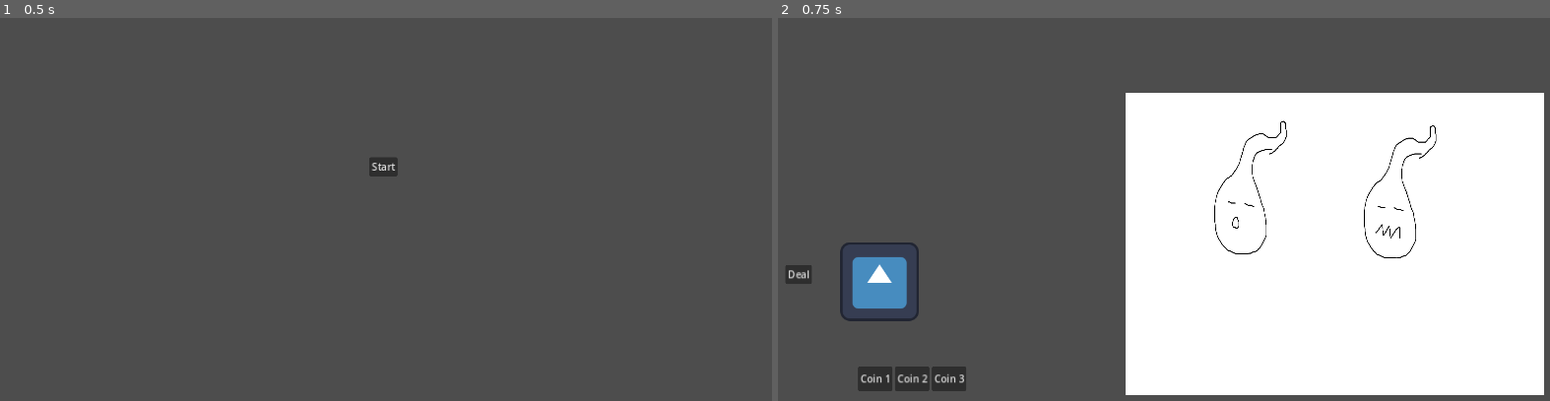
Above: before the commit, frames 1-2 (left to right).
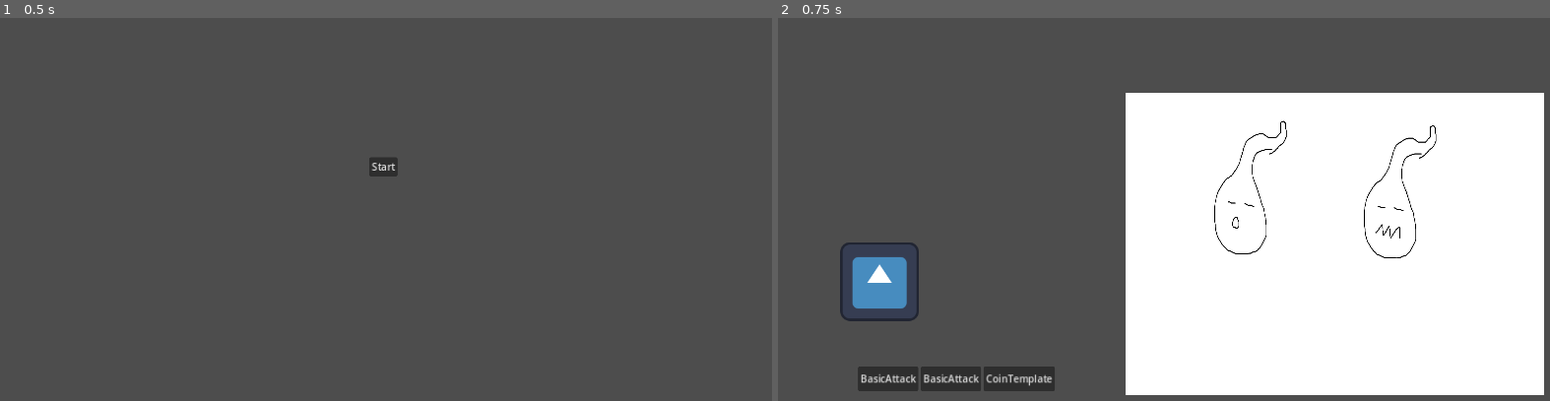
Above: after the commit, the same moments.

Repository: bonsaipropaganda/mini-jam-139
Game: Godot game, scene res://scenes/UI/main_menu.tscn
Two runs of this game, one before a commit and one after it. Both use one fixed random seed, a clock stepped at 60 frames per second and the inputs below. The engine's default icon, where the game draws it, is replaced by a stand-in: a white triangle on a blue panel in a dark square.
Inputs:
- Up to frame 1 (0.5 s): no input
- Up to frame 2 (0.75 s): click "Start" at 0.5 s

Frame 1 is identical in both runs. In frame 2, 1.0% of the frame differs, in the area x 1-36%, y 64-98%.

Commit message:
finished deck system
- deck will empty discard pile and add discard cards to the deck.
- when a card is played then the current_hand is discarded and a new hand is given from the deck

Diff:
--- a/code/UI/coins_hbox.gd
+++ b/code/UI/coins_hbox.gd
@@ -13,6 +13,9 @@
 
 
 func set_button_labels():
-	coin_1_button.text = player_hand[0].name
-	coin_2_button.text = player_hand[1].name
-	coin_3_button.text = player_hand[2].name
+	if player_hand[0]:
+		coin_1_button.text = player_hand[0].name
+	if player_hand[1]:
+		coin_2_button.text = player_hand[1].name
+	if player_hand[2]:
+		coin_3_button.text = player_hand[2].name
--- /dev/null
+++ b/code/UI/last_action.gd
@@ -0,0 +1,12 @@
+extends Label
+
+
+# Called when the node enters the scene tree for the first time.
+func _ready() -> void:
+	pass # Replace with function body.
+
+
+# Called every frame. 'delta' is the elapsed time since the previous frame.
+func _process(delta: float) -> void:
+	if Global.last_action:
+		self.text = Global.last_action
--- a/code/coins/basic_attack.gd
+++ b/code/coins/basic_attack.gd
@@ -16,6 +16,8 @@
 
 func action_1():
 	opponent.health_component.current_health -= 3
+	Global.last_action = str(deck_owner.name) + "dealt 3 damage to " + str(opponent)
 
 func action_2():
 	opponent.health_component.current_health -= 1
+	Global.last_action = str(deck_owner.name) + "dealt 1 damage to " + str(opponent)
--- a/code/deck_component.gd
+++ b/code/deck_component.gd
@@ -6,8 +6,8 @@
 @export var deck_coin_scenes: Array[PackedScene]
 # this will be all of the coin scenes instanced
 var deck_coins = []
+var discard_pile = []
 var current_hand = []
-var discard_pile = []
 
 # determines who is playing the cards and against who
 @export var deck_owner: Node2D
@@ -28,6 +28,11 @@
 		coin.deck_owner = deck_owner
 		coin.opponent = opponent
 
+func _process(delta: float) -> void:
+	if current_hand.is_empty():
+		deal()
+	if len(deck_coins) < 3:
+		shuffle_discard_in()
 
 func shuffle():
 	deck_coins.shuffle()
@@ -49,4 +54,15 @@
 func play(coin):
 	if current_hand:
 		current_hand[coin].flip()
-	else: print("empty hand")
+#	print("current_hand: " + str(current_hand))
+#	print("deck_coins:" + str(deck_coins))
+
+func finish_hand():
+	discard_pile.append_array(current_hand)
+	current_hand = []
+	deal()
+
+func shuffle_discard_in():
+	deck_coins.append_array(discard_pile)
+	discard_pile = []
+	shuffle()
--- a/code/global.gd
+++ b/code/global.gd
@@ -4,3 +4,5 @@
 const ALL_POSSIBLE_COINS = []
 
 var rng = RandomNumberGenerator.new()
+
+var last_action
--- a/code/player.gd
+++ b/code/player.gd
@@ -14,21 +14,20 @@
 
 func _on_coin_1_button_pressed() -> void:
 	deck_component.play(0)
+	deck_component.finish_hand()
 
 
 func _on_coin_2_button_pressed() -> void:
 	deck_component.play(1)
+	deck_component.finish_hand()
 
 
 func _on_coin_3_button_pressed() -> void:
 	deck_component.play(2)
+	deck_component.finish_hand()
 
 
 func _on_deck_component_dealt(signal_hand) -> void:
 	current_hand = signal_hand
 	if coins_hbox:
 		coins_hbox.player_hand = signal_hand
-
-
-func _on_deal_button_pressed() -> void:
-	deck_component.deal()
--- a/scenes/main.tscn
+++ b/scenes/main.tscn
@@ -1,9 +1,10 @@
-[gd_scene load_steps=6 format=3 uid="uid://iejmmnbiii2j"]
+[gd_scene load_steps=7 format=3 uid="uid://iejmmnbiii2j"]
 
 [ext_resource type="PackedScene" uid="uid://b02po41vs2fo2" path="res://scenes/player.tscn" id="1_rlfoc"]
 [ext_resource type="Script" path="res://code/UI/coins_hbox.gd" id="2_6e1k6"]
 [ext_resource type="Texture2D" uid="uid://b6tdgmy4ofyoc" path="res://art/Enemies/Willo.png" id="2_bh4ci"]
 [ext_resource type="PackedScene" uid="uid://t0c7cg537fse" path="res://scenes/health_component.tscn" id="3_7of3u"]
+[ext_resource type="Script" path="res://code/UI/last_action.gd" id="3_vnqwx"]
 [ext_resource type="Script" path="res://code/enemy_placeholder.gd" id="4_tpqmt"]
 
 [node name="Main" type="Node2D"]
@@ -42,13 +43,12 @@
 layout_mode = 2
 text = "Coin 3"
 
-[node name="DealButton" type="Button" parent="CanvasLayer/UI"]
-layout_mode = 0
-offset_left = 28.0
-offset_top = 467.0
-offset_right = 71.0
-offset_bottom = 498.0
-text = "Deal"
+[node name="Last Action" type="Label" parent="CanvasLayer"]
+offset_left = 338.0
+offset_top = 72.0
+offset_right = 884.0
+offset_bottom = 173.0
+script = ExtResource("3_vnqwx")
 
 [node name="EnemyPlaceholder" type="Sprite2D" parent="."]
 position = Vector2(921, 433)
@@ -62,4 +62,3 @@
 [connection signal="pressed" from="CanvasLayer/UI/CoinsHBox/Coin1Button" to="Player" method="_on_coin_1_button_pressed"]
 [connection signal="pressed" from="CanvasLayer/UI/CoinsHBox/Coin2Button" to="Player" method="_on_coin_2_button_pressed"]
 [connection signal="pressed" from="CanvasLayer/UI/CoinsHBox/Coin3Button" to="Player" method="_on_coin_3_button_pressed"]
-[connection signal="pressed" from="CanvasLayer/UI/DealButton" to="Player" method="_on_deal_button_pressed"]
--- a/scenes/player.tscn
+++ b/scenes/player.tscn
@@ -19,7 +19,7 @@
 starting_health = 10
 
 [node name="DeckComponent" parent="." node_paths=PackedStringArray("deck_owner") instance=ExtResource("3_2ov1j")]
-deck_coin_scenes = Array[PackedScene]([ExtResource("5_iojgv"), ExtResource("5_iojgv"), ExtResource("6_nl3vc"), ExtResource("6_nl3vc"), ExtResource("6_nl3vc")])
+deck_coin_scenes = Array[PackedScene]([ExtResource("5_iojgv"), ExtResource("5_iojgv"), ExtResource("6_nl3vc"), ExtResource("6_nl3vc"), ExtResource("6_nl3vc"), ExtResource("6_nl3vc"), ExtResource("5_iojgv"), ExtResource("5_iojgv"), ExtResource("5_iojgv"), ExtResource("6_nl3vc"), ExtResource("5_iojgv")])
 deck_owner = NodePath("..")
 
 [connection signal="dealt" from="DeckComponent" to="." method="_on_deck_component_dealt"]
